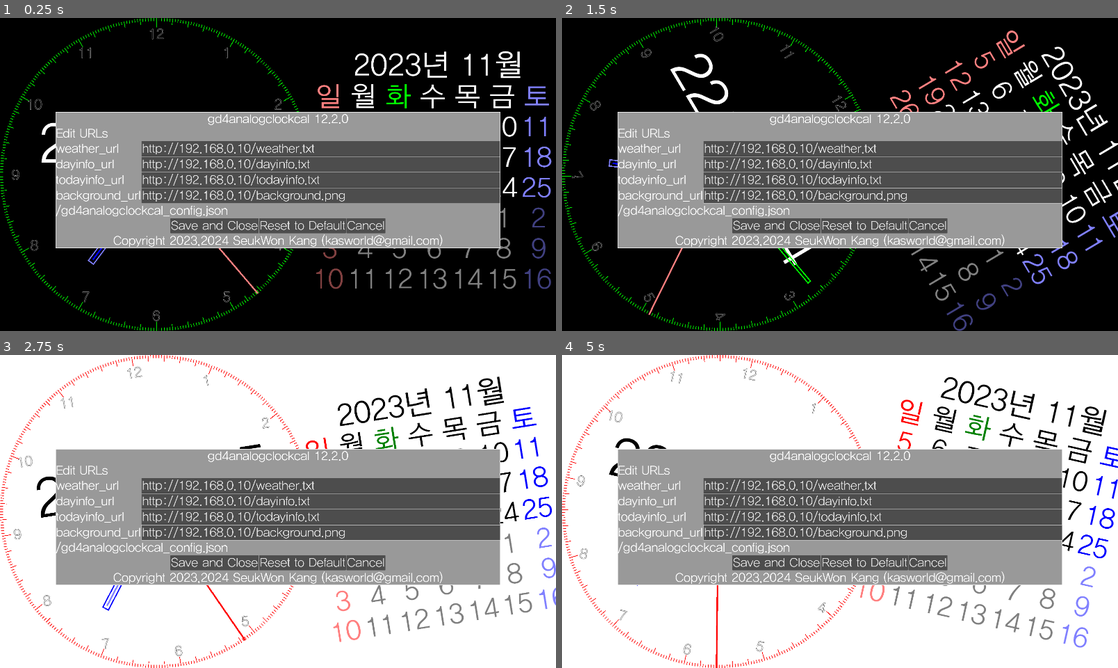
Above: before the commit, frames 1-4 (two rows, left to right).
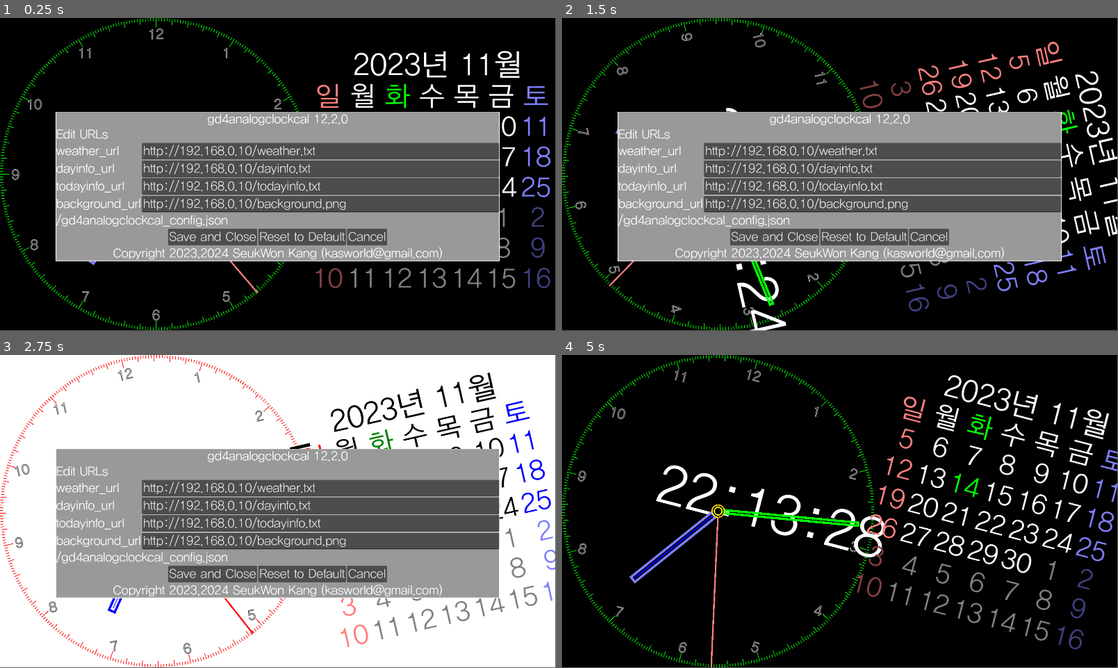
Above: after the commit, the same moments.

Repository: kasworld/gd4analogclockcal
Game: Godot game, scene res://main.tscn
Same seed, same stepped clock (60 frames per second), same inputs: the game is played once before the commit and once after it.
Inputs (mouse positions are in pixels of both pictures, inside the frame that each line leads up to):
- Up to frame 1 (0.25 s): no input
- Up to frame 2 (1.5 s): tap Enter at 0.5, 0.6, 1.35 s; move the mouse to (962, 158) at 0.52 s; click (962, 158) at 0.67 s; move the mouse to (728, 190) at 1.27 s; click (728, 190) at 1.42 s
- Up to frame 3 (2.75 s): move the mouse to (333, 442) at 2.02 s; tap Enter at 2.1 s; click (333, 442) at 2.17 s
- Up to frame 4 (5 s): move the mouse to (812, 574) at 2.77 s; tap Enter at 2.85, 3.6, 4.35 s; click (812, 574) at 2.92 s; move the mouse to (1006, 558) at 3.52 s; click (1006, 558) at 3.67 s; move the mouse to (673, 464) at 4.27 s; click (673, 464) at 4.42 s
In our replay, the window is 800x450 before the commit and 799x449 after it. These sizes can differ from the game's own. Grey fills any space a smaller window leaves; there, only what the larger window draws over its background counts as a difference.

The runs differ from the first frame. In frame 1, 17% of the frame differs, in the area x 0-100%, y 0-100%; in frame 2, 21%; in frame 3, 20%; in frame 4, 98%.
Error in both runs: Attempt to call function 'store_line' in base 'null instance' on a null instance. (res://global/config.gd:13)

Commit message:
update project setting

Diff:
--- a/project.godot
+++ b/project.godot
@@ -25,11 +25,9 @@
 
 [display]
 
-window/size/viewport_width=3840
-window/size/viewport_height=2160
+window/size/viewport_width=1920
+window/size/viewport_height=1080
 window/size/mode=3
-window/stretch/mode="viewport"
-window/stretch/aspect="expand"
 
 [editor_plugins]
 
